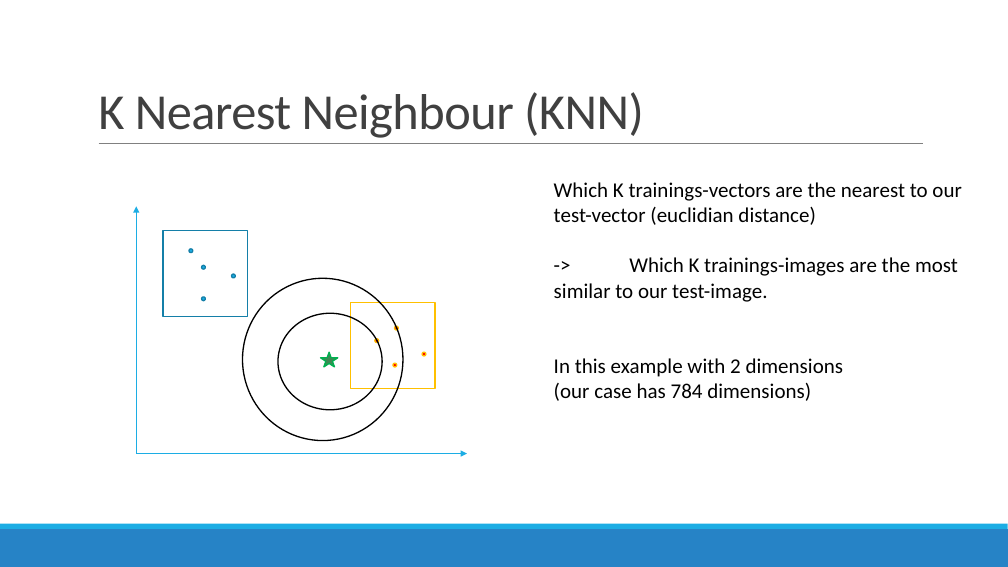
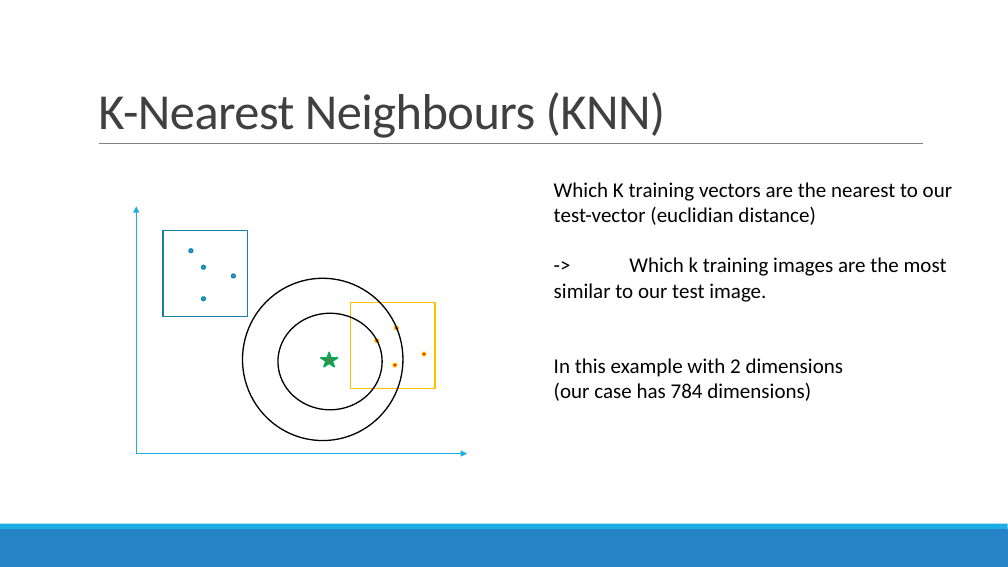
Before and after one commit to datascience-mobi/project-03-group-01, a slide deck: slide 4 of Vortrag1.pptx. Drawn at 1008x567 pixels with LibreOffice and Linux fonts; fonts in the diff are those of the drawing. Boxes give left, top, right and bottom in pixels: in the first picture for what was removed or moved away, otherwise in the second. Text is boxed around its words. In the diff, an @@ line names an element or a change of style, - is before the commit and + after.

```diff
--- a/Vortrag1.pptx
+++ b/Vortrag1.pptx
@@ title at box(98, 92, 666, 138): text changed @@
-K Nearest Neighbour (KNN)
+K-Nearest Neighbours (KNN)
@@ text at box(554, 182, 952, 302): text changed @@
-Which K trainings-vectors are the nearest to our test-vector (euclidian distance)
--> Which K trainings-images are the most similar to our test-image.
+Which K training vectors are the nearest to our test-vector (euclidian distance)
+-> Which k training images are the most similar to our test image.
```
Also in this commit, not shown: 4 other slides changed.
